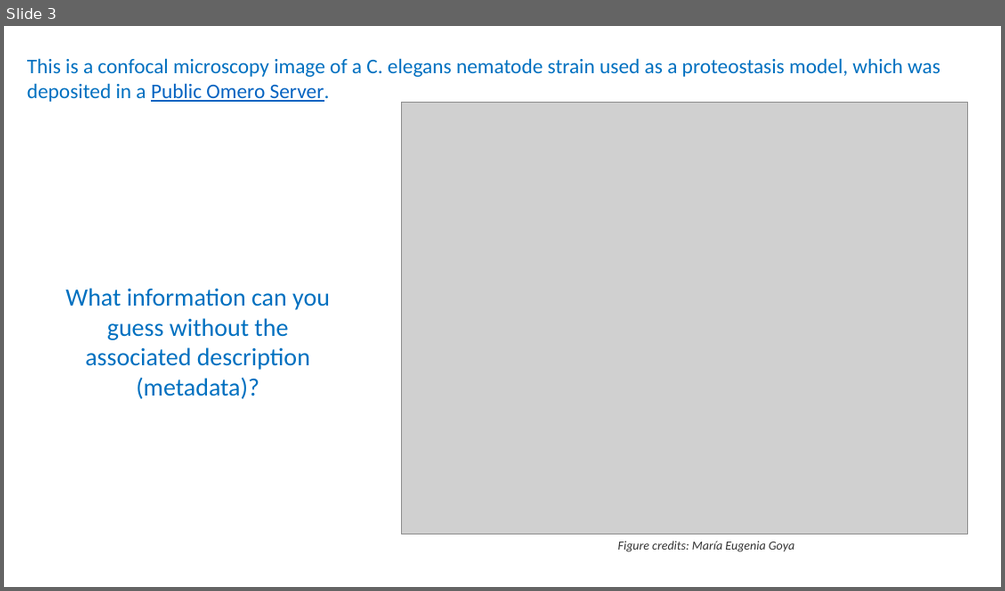
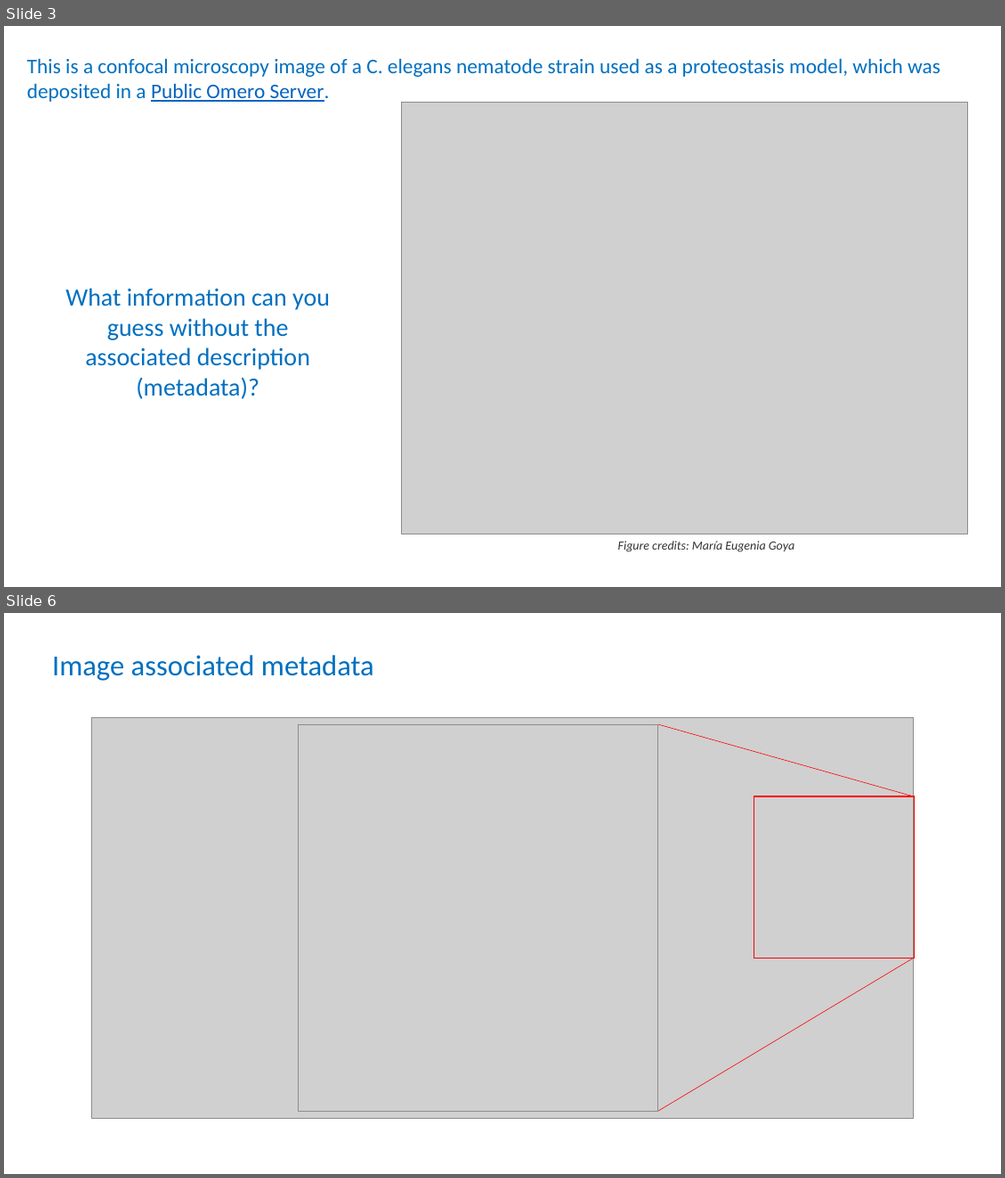
Before and after one commit to tobyhodges/solid-waddle, a slide deck: instructors/04-intro-to-metadata_v2.0.pptx. Shown one above the other, each under a label of ours: slide 3 before the commit, slides 3 and 6 after it; the slides between them are not shown. The pictures are 1005x591 and 1005x1178 pixels, drawn with LibreOffice and Linux fonts; fonts in the diff are those of the drawing; grey boxes stand for pictures; background and template pictures are left out. Boxes give left, top, right and bottom in pixels: in the first picture for what was removed or moved away, otherwise in the second. Text is boxed around its words. In the diff, an @@ line names an element or a change of style, - is before the commit and + after.

```diff
--- a/instructors/04-intro-to-metadata_v2.0.pptx
+++ b/instructors/04-intro-to-metadata_v2.0.pptx
@@ slide 6 added at box(4, 613, 1001, 1174), background #FFFFFF @@
@@ text added at box(52, 655, 374, 681), 28 pt, text #0070C0 @@
+Image associated metadata
@@ picture added at box(91, 718, 914, 1118) @@
@@ picture added at box(298, 724, 658, 1111) @@
@@ line added from (914, 796) to (658, 724), #FF0000 0.5 pt @@
@@ rectangle added at box(754, 796, 914, 957), outline #FF0000 1 pt @@
@@ line added from (914, 957) to (658, 1111), #FF0000 0.5 pt @@
```
Also in this commit, not shown: 2 slides changed, 4 other slides added, 1 other file.
